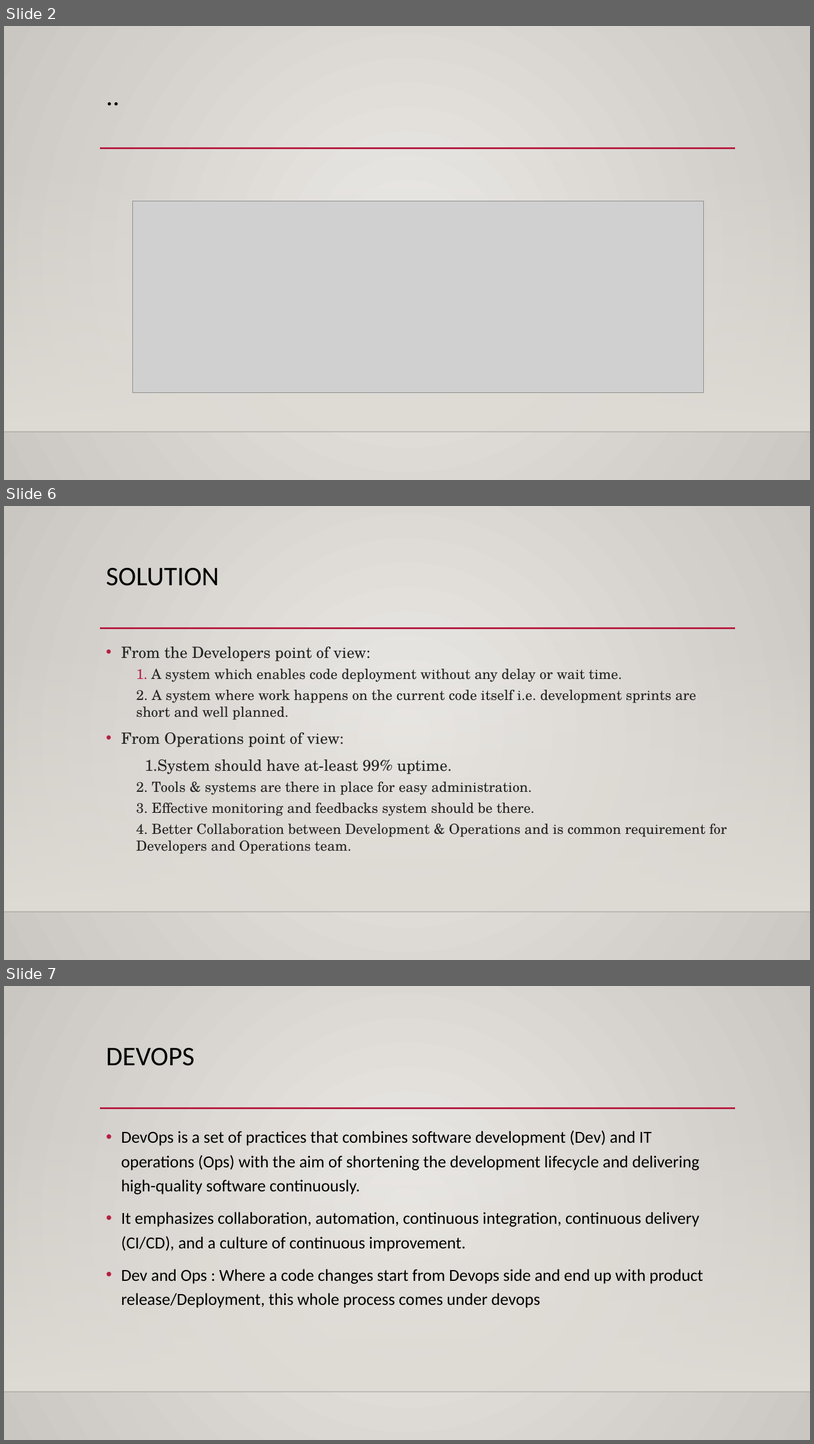
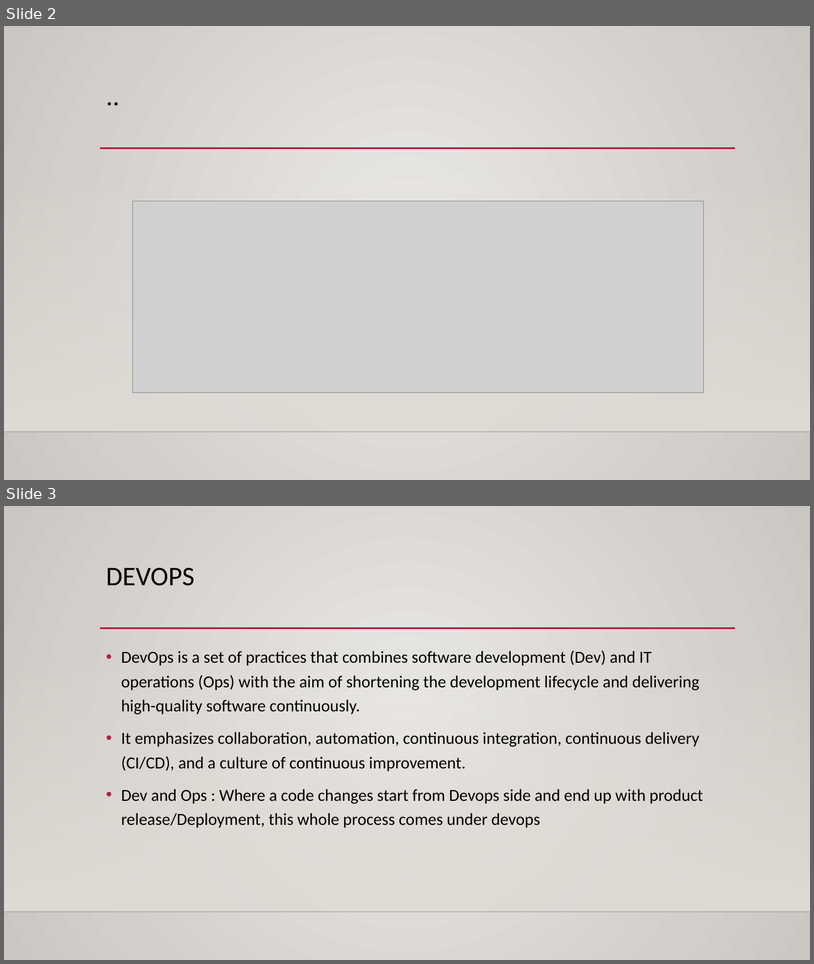
Before and after one commit to amitopenwriteup/gitlab-ci, a slide deck: CICD.pptx. Shown one above the other, each under a label of ours: slides 2, 6 and 7 before the commit, slides 2 and 3 after it; the slides between them are not shown. The pictures are 814x1444 and 814x964 pixels, drawn with LibreOffice and Linux fonts; fonts in the diff are those of the drawing; grey boxes stand for pictures; background and template pictures are left out. Boxes give left, top, right and bottom in pixels: in the first picture for what was removed or moved away, otherwise in the second. Text is boxed around its words. In the diff, an @@ line names an element or a change of style, - is before the commit and + after.

```diff
--- a/CICD.pptx
+++ b/CICD.pptx
@@ slide 6 removed at (4,506,810,960), background gradient #ECEAE7 to #CAC7C1; not listed: 3 template elements that a slide beside it also shows @@
@@ title removed at (106,568,219,586) @@
-SOLUTION
@@ text removed at (121,646,727,853) @@
-• From the Developers point of view:
-  1. A system which enables code deployment without any delay or wait time.
-  2. A system where work happens on the current code itself i.e. development sprints are short and well planned.
-• From Operations point of view:
-1.System should have at-least 99% uptime.
-  2. Tools & systems are there in place for easy administration.
-  3. Effective monitoring and feedbacks system should be there.
-  4. Better Collaboration between Development & Operations and is common requirement for Developers and Operations team.
@@ what was slide 7 is now slide 3 @@
```
Also in this commit, not shown: 3 other slides removed.
